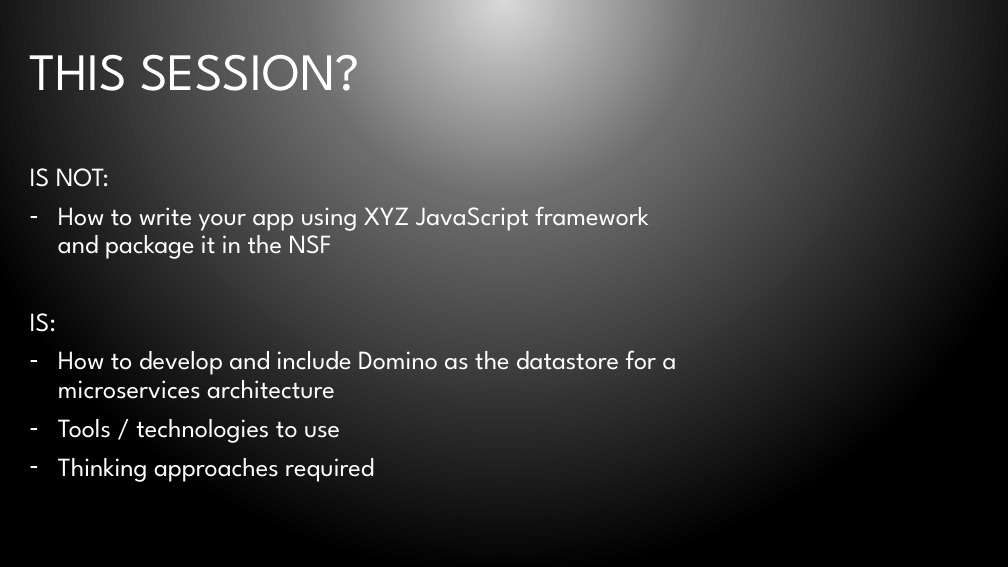
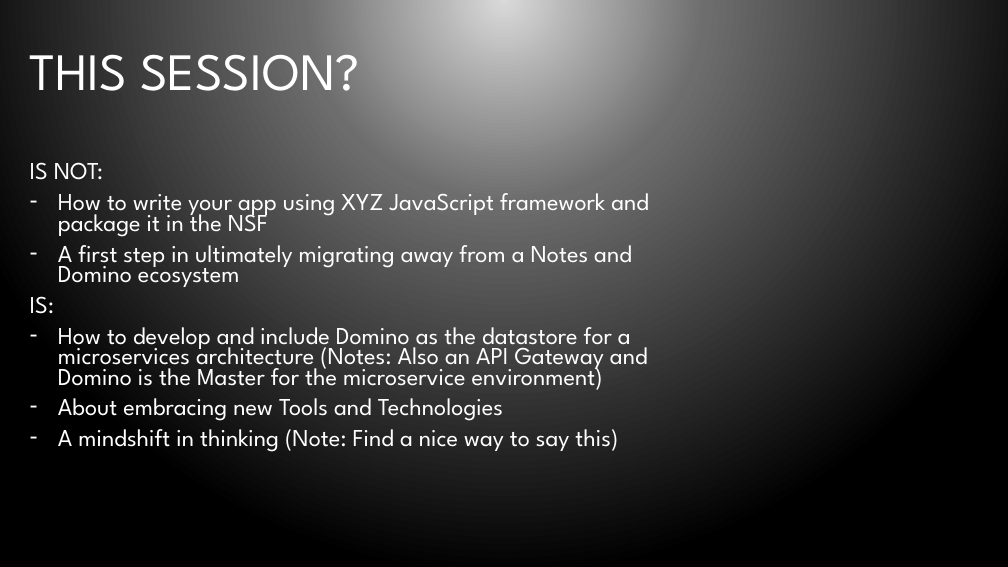
Before and after one commit to bleedingcode/domino-js-masterclass, a slide deck: slide 6 of presentation/8598 Domino and JS.pptx. Drawn at 1008x567 pixels with LibreOffice and Linux fonts; fonts in the diff are those of the drawing; background and template pictures are left out. Boxes give left, top, right and bottom in pixels: in the first picture for what was removed or moved away, otherwise in the second. Text is boxed around its words. In the diff, an @@ line names an element or a change of style, - is before the commit and + after.

```diff
--- a/presentation/8598 Domino and JS.pptx
+++ b/presentation/8598 Domino and JS.pptx
@@ text at <box>30,162,649,314</box>: size 25 to 23.1 pt in "IS NOT:", "How to write your app using XYZ ...", "IS:"; line spacing 0.9 to 0.7 @@
@@ text at <box>58,245,632,287</box>: paragraph added @@
+– A first step in ultimately migrating away from a Notes and Domino ecosystem
@@ text at <box>58,327,648,452</box>: text changed; size 25 to 23.1 pt @@
-– How to develop and include Domino as the datastore for a microservices architecture
-– Tools / technologies to use
-– Thinking approaches required
+– How to develop and include Domino as the datastore for a microservices architecture (Notes: Also an API Gateway and Domino is the Master for the microservice environment)
+– About embracing new Tools and Technologies
+– A mindshift in thinking (Note: Find a nice way to say this)
```
Also in this commit, not shown: 13 other slides changed, 1 slide added.
